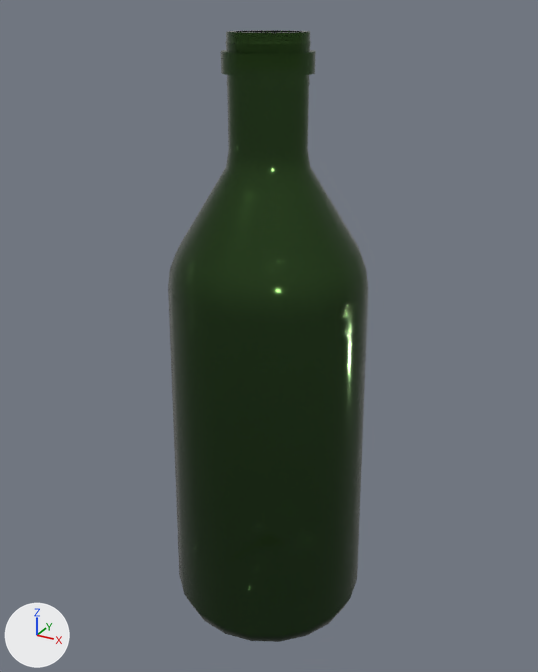
An edit to the glTF model Assets/environment/bottle.glb, drawn before and after from the same camera.
Before and after are seen from a 50 mm lens placed at (0.0893, 0.0755, 0.1517), pointed at (0.0071, 0.2249, 0.077). Arrows for +X, +Y and +Z are at lower left; the lights stay in place. The picture after the commit comes second. Where no turn or scale is listed for an object, it has been applied to the vertices.

Script lines for the objects in view, before the commit:
```python
mat_lambert6 = bpy.data.materials.new('lambert6')
mat_lambert6.use_nodes = True; mat_lambert6.node_tree.nodes.clear()
_N = mat_lambert6.node_tree.nodes; _L = mat_lambert6.node_tree.links
n0 = _N.new('ShaderNodeBsdfPrincipled'); n0.name = 'Principled BSDF'
n1 = _N.new('ShaderNodeOutputMaterial'); n1.name = 'Material Output'
n2 = _N.new('ShaderNodeMath'); n2.name = 'Math'
n2.operation = 'MULTIPLY'
n2.inputs[1].default_value = 0.882  # 'Value'
n3 = _N.new('ShaderNodeTexImage'); n3.name = 'Image Texture'
n3.image = img_lambert6_basecolor
n4 = _N.new('ShaderNodeSeparateColor'); n4.name = 'Separate Color'
n5 = _N.new('ShaderNodeTexImage'); n5.name = 'Image Texture.001'
n5.image = img_lambert6_metallic_lambert6_roughness
n6 = _N.new('ShaderNodeNormalMap'); n6.name = 'Normal Map'
n6.uv_map = 'UVMap'
n6.inputs[0].default_value = 10.0  # 'Strength'
n7 = _N.new('ShaderNodeTexImage'); n7.name = 'Image Texture.002'
n7.image = img_lambert6_normal
_L.new(n0.outputs[0], n1.inputs[0])  # 'BSDF' to 'Surface'
_L.new(n2.outputs[0], n0.inputs[4])  # 'Value' to 'Alpha'
_L.new(n3.outputs[0], n0.inputs[0])  # 'Color' to 'Base Color'
_L.new(n3.outputs[1], n2.inputs[0])  # 'Alpha' to 'Value'
_L.new(n4.outputs[2], n0.inputs[1])  # 'Blue' to 'Metallic'
_L.new(n4.outputs[1], n0.inputs[2])  # 'Green' to 'Roughness'
_L.new(n5.outputs[0], n4.inputs[0])  # 'Color' to 'Color'
_L.new(n6.outputs[0], n0.inputs[5])  # 'Normal' to 'Normal'
_L.new(n7.outputs[0], n6.inputs[1])  # 'Color' to 'Color'
me_mesh_014 = bpy.data.meshes.new('Mesh.014')
me_mesh_014.from_pydata(...)  # 423 vertices, 824 faces; spans x -0.0253..0.0253, y -0.0253..0.0253, z 0.0..0.1473
me_mesh_014.materials.append(mat_lambert6)
ob_bottle_low = bpy.data.objects.new('bottle_low', me_mesh_014)
ob_bottle_low.location = (0.0077, 0.2235, 0.0)
```
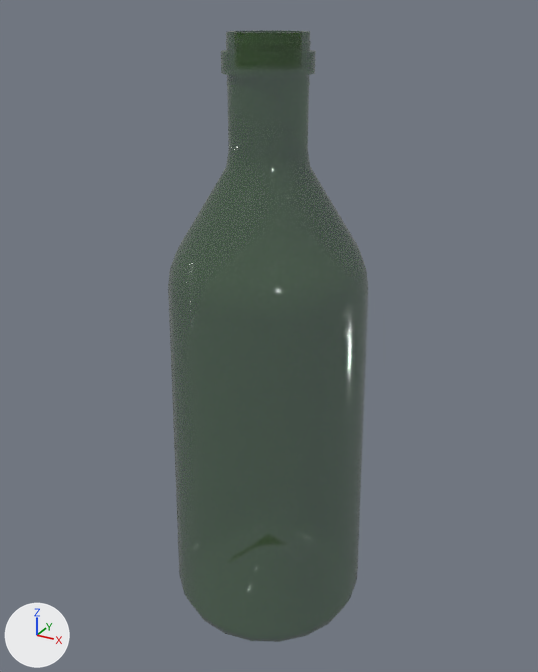
The newer file is also turned or shifted as a whole; pictures and numbers use the older file's frame.

The change, as a list of edits to the scene's bpy script:
```text
Change mat_lambert6:
    where n2 = _N.new('ShaderNodeMath'); n2.name = 'Math'
    n2.inputs[1].default_value: 0.882 -> 0.527  # 'Value'
    add n8 = _N.new('ShaderNodeMath'); n8.name = 'Math.001'
    add n8.operation = 'MULTIPLY'
    add n8.inputs[1].default_value = 0.0  # 'Value'
    where n6 = _N.new('ShaderNodeNormalMap'); n6.name = 'Normal Map'
    n6.inputs[0].default_value: 10.0 -> 9.9  # 'Strength'
    where n4 = _N.new('ShaderNodeSeparateColor'); n4.name = 'Separate Color'
    where n0 = _N.new('ShaderNodeBsdfPrincipled'); n0.name = 'Principled BSDF'
    remove _L.new(n4.outputs[2], n0.inputs[1])  # 'Blue' to 'Metallic'
    add _L.new(n8.outputs[0], n0.inputs[1])  # 'Value' to 'Metallic'
    add _L.new(n4.outputs[2], n8.inputs[0])  # 'Blue' to 'Value'
```

Location of each change, (x1, y1, x2, y2) in pixels of the pictures (538 x 672 px):
'bottle_low', surface changed (lighter)
    both: (168, 30, 368, 642)
